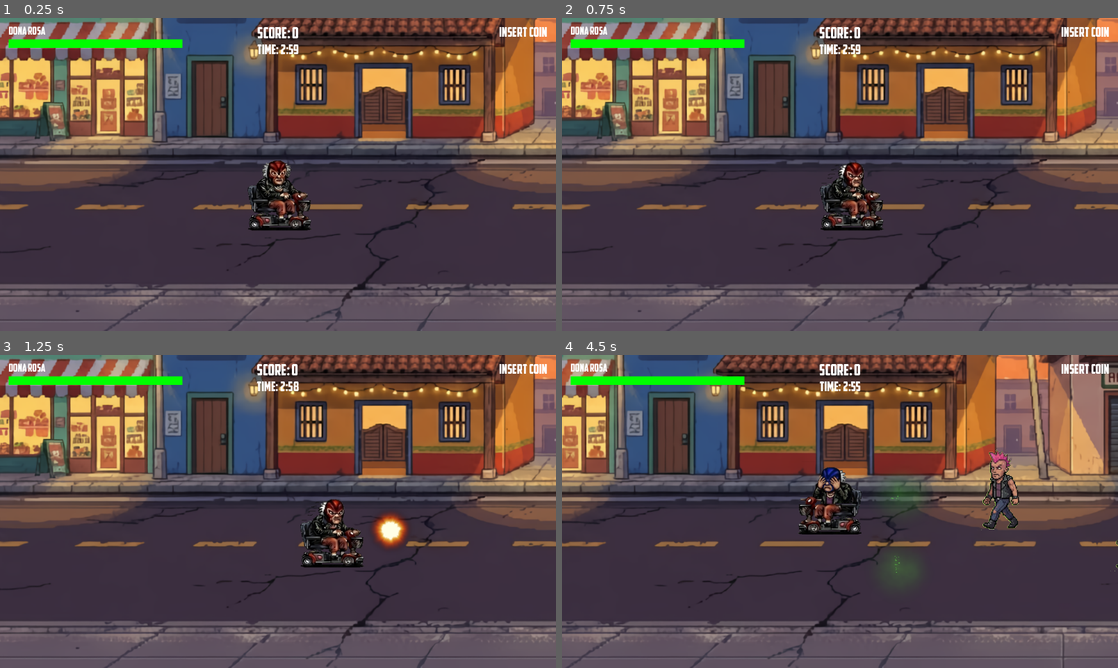
Above: before the commit, frames 1-4 (two rows, left to right).
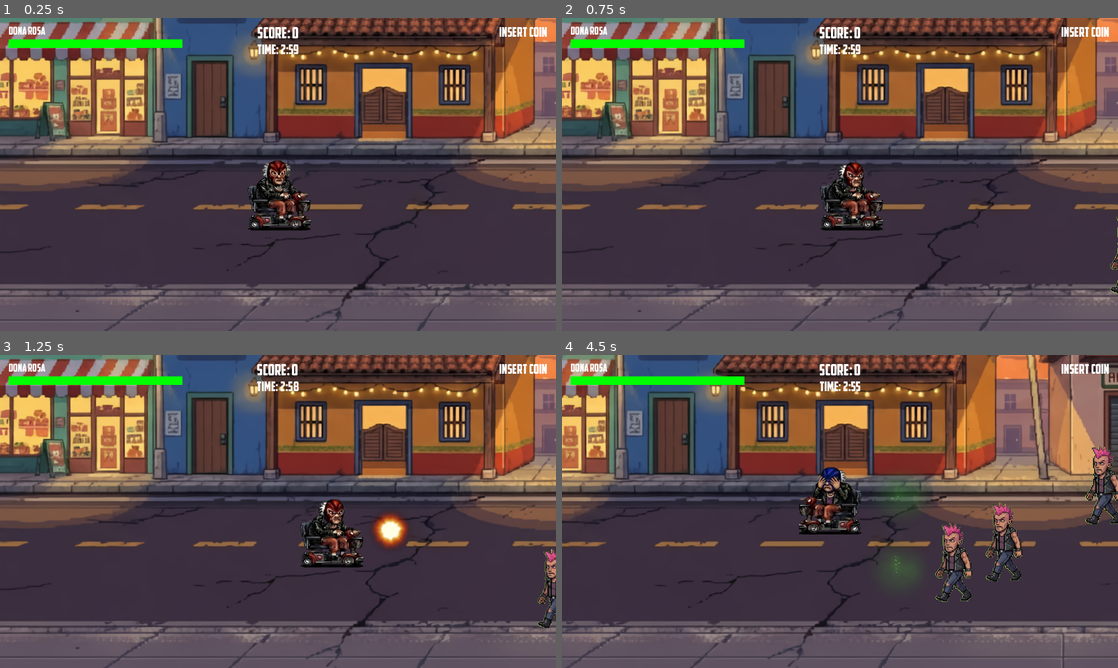
Above: after the commit, the same moments.

Repository: BIMInternational/GGJ2026
Game: Godot game, scene res://src/scenes/levels/level_01.tscn
Same seed, same stepped clock (60 frames per second), same inputs: the game is played once before the commit and once after it. Sound files missing from this copy of the repository are replaced by a short silence.
Inputs (mouse positions are in pixels of both pictures, inside the frame that each line leads up to):
- Up to frame 1 (0.25 s): no input
- Up to frame 2 (0.75 s): tap Enter (ui_accept) at 0.5 s; move the mouse to (962, 158) at 0.52 s; hold D (move_right) from 0.53 s (still down); tap E (action) at 0.6 s; click (962, 158) at 0.67 s
- Up to frame 3 (1.25 s): keep holding D (move_right); tap Space (jump) at 0.77 s
- Up to frame 4 (4.5 s): move the mouse to (728, 527) at 1.27 s; release D (move_right) at 1.28 s; hold S (move_down) 1.28-2.03 s; tap Q (attack) at 1.35, 4.35 s; tap Space (jump) at 1.52, 3.02, 3.77 s; move the mouse to (895, 442) at 2.02 s; hold D (move_right) 2.03-2.78 s; tap Shift (dash) at 2.1 s; move the mouse to (812, 574) at 2.77 s; hold W (move_up) 2.78-3.53 s; right-click (812, 574) at 2.85 s; click (812, 574) at 2.92 s; move the mouse to (1006, 558) at 3.52 s; hold A (move_left) from 3.53 s (still down); tap E (action) at 3.6 s; move the mouse to (673, 464) at 4.27 s

Frame 1 is identical in both runs. In frame 2, less than 0.1% of the frame differs, in the area x 98-100%, y 63-88%; in frame 3, 0.4%; in frame 4, 3.1%, in the area x 67-100%, y 28-79%.

Commit message:
gestion des vagues

Diff:
--- a/ggj-2026/project.godot
+++ b/ggj-2026/project.godot
@@ -11,7 +11,7 @@
 [application]
 
 config/name="GGJ2026"
-run/main_scene="res://src/scenes/levels/level_01.tscn"
+run/main_scene="uid://c8vq3m2n4p5r6"
 config/features=PackedStringArray("4.6", "GL Compatibility")
 config/icon="res://icon.svg"
 
@@ -26,6 +26,7 @@
 LocalizationManager="*res://src/autoload/localization_manager.gd"
 GameConstants="*res://src/autoload/game_constants.gd"
 ChemistryManager="*res://src/autoload/chemistry_manager.gd"
+WaveManager="*uid://dchgjlo6xhiw6"
 
 [display]
 
--- /dev/null
+++ b/ggj-2026/src/autoload/wave_manager.gd
@@ -0,0 +1,258 @@
+extends Node
+
+## Orchestrates the wave system: spawns enemies, manages gates, handles progression
+
+# === SIGNALS ===
+signal phase_started(phase_index: int)
+signal subwave_started(phase_index: int, subwave_index: int)
+signal all_enemies_defeated
+signal boss_spawned(boss: Node2D)
+signal boss_defeated
+signal phase_completed(phase_index: int)
+signal all_phases_completed
+
+# === CONFIGURATION ===
+var phases: Array[WaveData] = []
+
+## Spawn offset from right edge of screen
+var spawn_offset_x: float = 100.0
+
+## Y range for enemy spawns
+var spawn_y_min: float = -200.0
+var spawn_y_max: float = 550.0
+
+# === STATE ===
+var current_phase_index: int = -1
+var current_subwave_index: int = -1
+var enemies_alive: Array[Node2D] = []
+var current_boss: Node2D = null
+var is_running: bool = false
+
+# === REFERENCES ===
+var _camera: Camera2D = null
+var _gates: Array[Node2D] = []
+var _arrow_indicator: Control = null
+var _reward_screen: CanvasLayer  = null
+
+
+func _ready() -> void:
+	pass
+
+## Call this from main.gd to start the wave system
+func start_waves(camera: Camera2D, gates: Array, arrow: Control, reward: CanvasLayer) -> void:
+	_camera = camera
+	_gates = gates
+	_arrow_indicator = arrow
+	_reward_screen = reward
+
+	if _arrow_indicator:
+		_arrow_indicator.hide()
+	if _reward_screen:
+		_reward_screen.hide()
+
+	_setup_initial_gates()
+
+	is_running = true
+	current_phase_index = -1
+	_start_next_phase()
+
+
+func _setup_initial_gates() -> void:
+	for i in range(_gates.size()):
+		var gate = _gates[i]
+		if gate.has_method("close"):
+			gate.close()
+
+
+func _start_next_phase() -> void:
+	current_phase_index += 1
+	current_subwave_index = -1
+
+	if current_phase_index >= phases.size():
+		_on_all_phases_completed()
+		return
+
+	print("[WaveManager] Starting Phase ", current_phase_index + 1)
+	phase_started.emit(current_phase_index)
+
+	_start_next_subwave()
+
+func _start_next_subwave() -> void:
+	var phase = phases[current_phase_index]
+	current_subwave_index += 1
+
+	if current_subwave_index >= phase.subwaves.size():
+		_on_all_subwaves_cleared()
+		return
+
+	var subwave = phase.subwaves[current_subwave_index]
+	print("[WaveManager] Starting Subwave ", current_subwave_index + 1)
+	subwave_started.emit(current_phase_index, current_subwave_index)
+
+	_spawn_subwave_enemies(subwave)
+
+
+func _spawn_subwave_enemies(subwave: SubwaveData) -> void:
+	if subwave.enemy_scene == null:
+		push_warning("[WaveManager] Subwave has no enemy_scene!")
+		_check_subwave_complete()
+		return
+
+	for i in range(subwave.enemy_count):
+		if i > 0:
+			await get_tree().create_timer(subwave.spawn_delay).timeout
+
+		_spawn_enemy(subwave.enemy_scene)
+
+func _spawn_enemy(enemy_scene: PackedScene) -> void:
+	if _camera == null:
+		push_warning("[WaveManager] No camera reference!")
+		return
+
+	var enemy = enemy_scene.instantiate()
+
+	var viewport_size = get_viewport().get_visible_rect().size
+	var camera_center = _camera.get_screen_center_position()
+	var half_width = viewport_size.x / (2.0 * _camera.zoom.x)
+
+	var spawn_x = camera_center.x + half_width + spawn_offset_x
+	var spawn_y = randf_range(spawn_y_min, spawn_y_max)
+
+	enemy.global_position = Vector2(spawn_x, spawn_y)
+
+	if enemy.has_signal("died"):
+		enemy.died.connect(_on_enemy_died)
+
+	get_tree().current_scene.add_child(enemy)
+	enemies_alive.append(enemy)
+
+	print("[WaveManager] Spawned enemy at ", enemy.global_position)
+
+
+func _on_enemy_died(enemy: Node2D) -> void:
+	enemies_alive.erase(enemy)
+	print("[WaveManager] Enemy died. Remaining: ", enemies_alive.size())
+
+	_check_subwave_complete()
+
+func _check_subwave_complete() -> void:
+	if enemies_alive.size() > 0:
+		return
+
+	if current_boss != null:
+		return
+
+	print("[WaveManager] Subwave cleared!")
+	all_enemies_defeated.emit()
+
+	var phase = phases[current_phase_index]
+	var subwave = phase.subwaves[current_subwave_index]
+
+	if subwave.delay_after_cleared > 0:
+		await get_tree().create_timer(subwave.delay_after_cleared).timeout
+
+	_start_next_subwave()
+
+
+func _on_all_subwaves_cleared() -> void:
+	var phase = phases[current_phase_index]
+
+	if phase.boss_scene != null:
+		# Spawn boss directly, no arrow here
+		_spawn_boss(phase)
+	else:
+		# No boss, just complete the phase
+		_on_phase_completed()
+
+func _show_arrow() -> void:
+	if _arrow_indicator:
+		_arrow_indicator.show()
+	print("[WaveManager] Arrow shown - advance!")
+
+
+func _hide_arrow() -> void:
+	if _arrow_indicator:
+		_arrow_indicator.hide()
+
+func _spawn_boss(phase: WaveData) -> void:
+	print("[WaveManager] Spawning boss!")
+
+	var boss = phase.boss_scene.instantiate()
+
+	var viewport_size = get_viewport().get_visible_rect().size
+	var camera_center = _camera.get_screen_center_position()
+	var half_width = viewport_size.x / (2.0 * _camera.zoom.x)
+
+	boss.global_position = Vector2(camera_center.x + half_width + 150, 100)
+
+	var target_scale = boss.scale
+	boss.scale = Vector2.ZERO
+
+	get_tree().current_scene.add_child(boss)
+
+	var tween = create_tween()
+	tween.tween_property(boss, "scale", target_scale, 0.5).set_ease(Tween.EASE_OUT).set_trans(Tween.TRANS_BACK)
+
+	if boss.has_signal("died"):
+		boss.died.connect(_on_boss_died)
+
+	current_boss = boss
+	boss_spawned.emit(boss)
+
+
+func _on_boss_died(_boss: Node2D) -> void:
+	print("[WaveManager] Boss defeated!")
+	current_boss = null
+	boss_defeated.emit()
+
+	# Open the gate first
+	if current_phase_index < _gates.size():
+		var gate = _gates[current_phase_index]
+		if gate.has_method("open"):
+			gate.open()
+
+	# Show arrow to indicate player can move
+	if _arrow_indicator and _arrow_indicator.has_method("display"):
+		_arrow_indicator.display(3.0)  # Show for 3 seconds
+
+	var phase = phases[current_phase_index]
+
+	if phase.show_reward_after_boss:
+		# Small delay before showing reward
+		await get_tree().create_timer(1.0).timeout
+		_show_reward_screen()
+	else:
+		_on_phase_completed()
+
+func _show_reward_screen() -> void:
+	if _reward_screen:
+		get_tree().paused = true
+		_reward_screen.show()
+
+
+func on_reward_continue() -> void:
+	get_tree().paused = false
+	if _reward_screen:
+		_reward_screen.hide()
+	_on_phase_completed()
+
+
+func _on_phase_completed() -> void:
+	print("[WaveManager] Phase ", current_phase_index + 1, " completed!")
+
+	if current_phase_index < _gates.size():
+		var gate = _gates[current_phase_index]
+		if gate.has_method("open"):
+			gate.open()
+
+	phase_completed.emit(current_phase_index)
+
+	await get_tree().create_timer(1.0).timeout
+
+	_start_next_phase()
+
+
+func _on_all_phases_completed() -> void:
+	print("[WaveManager] ALL PHASES COMPLETED! Victory!")
+	is_running = false
+	all_phases_completed.emit()
--- /dev/null
+++ b/ggj-2026/src/combat/data/subwave_data.gd
@@ -0,0 +1,16 @@
+class_name SubwaveData
+extends Resource
+
+## Defines a single subwave of enemies
+
+## Enemy scene to spawn
+@export var enemy_scene: PackedScene
+
+## Number of enemies in this subwave
+@export var enemy_count: int = 3
+
+## Time between each enemy spawn (seconds)
+@export var spawn_delay: float = 0.5
+
+## Wait time after this subwave is cleared before next subwave (seconds)
+@export var delay_after_cleared: float = 1.5
--- /dev/null
+++ b/ggj-2026/src/combat/data/wave_data.gd
@@ -0,0 +1,16 @@
+class_name WaveData
+extends Resource
+
+## Defines a complete phase (multiple subwaves + optional boss)
+
+## List of subwaves in this phase
+@export var subwaves: Array[SubwaveData] = []
+
+## Boss scene to spawn after all subwaves cleared (null = no boss)
+@export var boss_scene: PackedScene
+
+## X position where the progress gate blocks the player
+@export var gate_x_position: float = 500.0
+
+## Show reward screen after boss defeated?
+@export var show_reward_after_boss: bool = true
--- /dev/null
+++ b/ggj-2026/src/combat/data/waves/phase_1.tres
@@ -0,0 +1,14 @@
+[gd_resource type="Resource" script_class="WaveData" format=3 uid="uid://btj45s658rvua"]
+
+[ext_resource type="PackedScene" uid="uid://nulh7rl1i48x" path="res://src/actors/enemies/Boss.tscn" id="1_jchdp"]
+[ext_resource type="Script" uid="uid://k55qcpowocic" path="res://src/combat/data/wave_data.gd" id="1_tfrve"]
+[ext_resource type="Script" uid="uid://ddh4kkedu1upw" path="res://src/combat/data/subwave_data.gd" id="2_t53wa"]
+[ext_resource type="Resource" uid="uid://bhfxrn2qt1wss" path="res://src/combat/data/waves/phase_1_sub1.tres" id="4_w5cd5"]
+[ext_resource type="Resource" uid="uid://d27lqybph3e14" path="res://src/combat/data/waves/phase_1_sub2.tres" id="5_xhtm2"]
+
+[resource]
+script = ExtResource("1_tfrve")
+subwaves = Array[ExtResource("2_t53wa")]([ExtResource("4_w5cd5"), ExtResource("5_xhtm2")])
+boss_scene = ExtResource("1_jchdp")
+gate_x_position = 800.0
+metadata/_custom_type_script = "uid://k55qcpowocic"
--- /dev/null
+++ b/ggj-2026/src/combat/data/waves/phase_1_sub1.tres
@@ -0,0 +1,10 @@
+[gd_resource type="Resource" script_class="SubwaveData" format=3 uid="uid://bhfxrn2qt1wss"]
+
+[ext_resource type="Script" uid="uid://ddh4kkedu1upw" path="res://src/combat/data/subwave_data.gd" id="1_k5fvy"]
+[ext_resource type="PackedScene" uid="uid://cenw7gy0m6jl1" path="res://src/actors/enemies/enemy_base.tscn" id="1_ocedv"]
+
+[resource]
+script = ExtResource("1_k5fvy")
+enemy_scene = ExtResource("1_ocedv")
+spawn_delay = 1.5
+metadata/_custom_type_script = "uid://ddh4kkedu1upw"
--- /dev/null
+++ b/ggj-2026/src/combat/data/waves/phase_1_sub2.tres
@@ -0,0 +1,11 @@
+[gd_resource type="Resource" script_class="SubwaveData" format=3 uid="uid://d27lqybph3e14"]
+
+[ext_resource type="Script" uid="uid://ddh4kkedu1upw" path="res://src/combat/data/subwave_data.gd" id="1_af36h"]
+[ext_resource type="PackedScene" uid="uid://cenw7gy0m6jl1" path="res://src/actors/enemies/enemy_base.tscn" id="1_c7ptj"]
+
+[resource]
+script = ExtResource("1_af36h")
+enemy_scene = ExtResource("1_c7ptj")
+enemy_count = 5
+spawn_delay = 1.0
+metadata/_custom_type_script = "uid://ddh4kkedu1upw"
--- /dev/null
+++ b/ggj-2026/src/combat/data/waves/phase_2.tres
@@ -0,0 +1,14 @@
+[gd_resource type="Resource" script_class="WaveData" format=3 uid="uid://drtigi3n4bamq"]
+
+[ext_resource type="PackedScene" uid="uid://nulh7rl1i48x" path="res://src/actors/enemies/Boss.tscn" id="1_ut3d8"]
+[ext_resource type="Script" uid="uid://k55qcpowocic" path="res://src/combat/data/wave_data.gd" id="2_hbjik"]
+[ext_resource type="Script" uid="uid://ddh4kkedu1upw" path="res://src/combat/data/subwave_data.gd" id="3_valsj"]
+[ext_resource type="Resource" uid="uid://bh0g1o4rtxg75" path="res://src/combat/data/waves/phase_2_sub1.tres" id="4_ut3d8"]
+[ext_resource type="Resource" uid="uid://dsqg3f3jumnb8" path="res://src/combat/data/waves/phase_2_sub2.tres" id="5_hbjik"]
+
+[resource]
+script = ExtResource("2_hbjik")
+subwaves = Array[ExtResource("3_valsj")]([ExtResource("4_ut3d8"), ExtResource("5_hbjik")])
+boss_scene = ExtResource("1_ut3d8")
+gate_x_position = 5000.0
+metadata/_custom_type_script = "uid://k55qcpowocic"
--- /dev/null
+++ b/ggj-2026/src/combat/data/waves/phase_2_sub1.tres
@@ -0,0 +1,11 @@
+[gd_resource type="Resource" script_class="SubwaveData" format=3 uid="uid://bh0g1o4rtxg75"]
+
+[ext_resource type="PackedScene" uid="uid://cenw7gy0m6jl1" path="res://src/actors/enemies/enemy_base.tscn" id="1_btsfi"]
+[ext_resource type="Script" uid="uid://ddh4kkedu1upw" path="res://src/combat/data/subwave_data.gd" id="2_6bheu"]
+
+[resource]
+script = ExtResource("2_6bheu")
+enemy_scene = ExtResource("1_btsfi")
+enemy_count = 6
+spawn_delay = 1.0
+metadata/_custom_type_script = "uid://ddh4kkedu1upw"
--- /dev/null
+++ b/ggj-2026/src/combat/data/waves/phase_2_sub2.tres
@@ -0,0 +1,11 @@
+[gd_resource type="Resource" script_class="SubwaveData" format=3 uid="uid://dsqg3f3jumnb8"]
+
+[ext_resource type="PackedScene" uid="uid://cenw7gy0m6jl1" path="res://src/actors/enemies/enemy_base.tscn" id="1_3yjed"]
+[ext_resource type="Script" uid="uid://ddh4kkedu1upw" path="res://src/combat/data/subwave_data.gd" id="2_scued"]
+
+[resource]
+script = ExtResource("2_scued")
+enemy_scene = ExtResource("1_3yjed")
+enemy_count = 8
+spawn_delay = 0.75
+metadata/_custom_type_script = "uid://ddh4kkedu1upw"
--- /dev/null
+++ b/ggj-2026/src/combat/data/waves/phase_3.tres
@@ -0,0 +1,14 @@
+[gd_resource type="Resource" script_class="WaveData" format=3 uid="uid://csmrwtmkrf2e1"]
+
+[ext_resource type="PackedScene" uid="uid://nulh7rl1i48x" path="res://src/actors/enemies/Boss.tscn" id="1_roova"]
+[ext_resource type="Script" uid="uid://k55qcpowocic" path="res://src/combat/data/wave_data.gd" id="2_j77ko"]
+[ext_resource type="Script" uid="uid://ddh4kkedu1upw" path="res://src/combat/data/subwave_data.gd" id="3_vns5f"]
+[ext_resource type="Resource" uid="uid://dqu6b1qryo4w8" path="res://src/combat/data/waves/phase_3_sub1.tres" id="4_roova"]
+[ext_resource type="Resource" uid="uid://cp3d65csryf70" path="res://src/combat/data/waves/phase_3_sub2.tres" id="5_j77ko"]
+
+[resource]
+script = ExtResource("2_j77ko")
+subwaves = Array[ExtResource("3_vns5f")]([ExtResource("4_roova"), ExtResource("5_j77ko")])
+boss_scene = ExtResource("1_roova")
+gate_x_position = 10000.0
+metadata/_custom_type_script = "uid://k55qcpowocic"
--- /dev/null
+++ b/ggj-2026/src/combat/data/waves/phase_3_sub1.tres
@@ -0,0 +1,11 @@
+[gd_resource type="Resource" script_class="SubwaveData" format=3 uid="uid://dqu6b1qryo4w8"]
+
+[ext_resource type="PackedScene" uid="uid://cenw7gy0m6jl1" path="res://src/actors/enemies/enemy_base.tscn" id="1_ko0lf"]
+[ext_resource type="Script" uid="uid://ddh4kkedu1upw" path="res://src/combat/data/subwave_data.gd" id="2_xnpba"]
+
+[resource]
+script = ExtResource("2_xnpba")
+enemy_scene = ExtResource("1_ko0lf")
+enemy_count = 8
+spawn_delay = 0.75
+metadata/_custom_type_script = "uid://ddh4kkedu1upw"
--- /dev/null
+++ b/ggj-2026/src/combat/data/waves/phase_3_sub2.tres
@@ -0,0 +1,10 @@
+[gd_resource type="Resource" script_class="SubwaveData" format=3 uid="uid://cp3d65csryf70"]
+
+[ext_resource type="PackedScene" uid="uid://cenw7gy0m6jl1" path="res://src/actors/enemies/enemy_base.tscn" id="1_18mcc"]
+[ext_resource type="Script" uid="uid://ddh4kkedu1upw" path="res://src/combat/data/subwave_data.gd" id="2_fmv8f"]
+
+[resource]
+script = ExtResource("2_fmv8f")
+enemy_scene = ExtResource("1_18mcc")
+enemy_count = 10
+metadata/_custom_type_script = "uid://ddh4kkedu1upw"
--- /dev/null
+++ b/ggj-2026/src/scenes/ArrowIndicator.tscn
@@ -0,0 +1,24 @@
+[gd_scene format=3 uid="uid://xk45b2t12cna"]
+
+[ext_resource type="Script" uid="uid://m4g0mh81qosv" path="res://src/ui/arrow_indicator.gd" id="1_j6g8a"]
+
+[node name="ArrowIndicator" type="Control" unique_id=1511839058]
+layout_mode = 3
+anchors_preset = 1
+anchor_left = 1.0
+anchor_right = 1.0
+offset_left = -150.0
+offset_top = 100.0
+offset_right = -150.0
+offset_bottom = 100.0
+grow_horizontal = 0
+script = ExtResource("1_j6g8a")
+
+[node name="Label" type="Label" parent="." unique_id=2004430871]
+layout_mode = 0
+offset_right = 40.0
+offset_bottom = 23.0
+text = "GO! →"
+horizontal_alignment = 2
+vertical_alignment = 1
+uppercase = true
--- /dev/null
+++ b/ggj-2026/src/scenes/ProgressGate.tscn
@@ -0,0 +1,3 @@
+[gd_scene format=3 uid="uid://cjdhigpyp43rd"]
+
+[node name="ProgressGate" type="StaticBody2D" unique_id=1447288322]
--- /dev/null
+++ b/ggj-2026/src/scenes/RewardPlaceholder.tscn
@@ -0,0 +1,3 @@
+[gd_scene format=3 uid="uid://0isyb25kwgqp"]
+
+[node name="RewardPlaceholder" type="CanvasLayer" unique_id=225742881]
--- /dev/null
+++ b/ggj-2026/src/scenes/levels/components/progress_gate.gd
@@ -0,0 +1,29 @@
+extends StaticBody2D
+
+class_name ProgressGate
+
+## Invisible wall that blocks player progress until opened
+
+var _is_open: bool = false
+
+@onready var collision_shape: CollisionShape2D = $CollisionShape2D
+
+
+func _ready() -> void:
+	pass
+
+
+func open() -> void:
+	_is_open = true
+	collision_shape.set_deferred("disabled", true)
+	print("[ProgressGate] Opened at x=", global_position.x)
+
+
+func close() -> void:
+	_is_open = false
+	collision_shape.set_deferred("disabled", false)
+	print("[ProgressGate] Closed at x=", global_position.x)
+
+
+func is_open() -> bool:
+	return _is_open
--- /dev/null
+++ b/ggj-2026/src/scenes/levels/components/progress_gate.tscn
@@ -0,0 +1,14 @@
+[gd_scene format=3 uid="uid://csh5koo12ks4y"]
+
+[ext_resource type="Script" uid="uid://wvhuvhrbme0w" path="res://src/scenes/levels/components/progress_gate.gd" id="1_ymd65"]
+
+[sub_resource type="RectangleShape2D" id="RectangleShape2D_fwqkb"]
+size = Vector2(50, 2000)
+
+[node name="ProgressGate" type="StaticBody2D" unique_id=1447288322]
+collision_layer = 4
+collision_mask = 0
+script = ExtResource("1_ymd65")
+
+[node name="CollisionShape2D" type="CollisionShape2D" parent="." unique_id=1006370741]
+shape = SubResource("RectangleShape2D_fwqkb")
--- /dev/null
+++ b/ggj-2026/src/scenes/levels/level_01.gd
@@ -0,0 +1,43 @@
+extends Node2D
+
+@onready var player: CharacterBody2D = $Player
+
+signal level_completed
+signal player_died
+
+func _ready() -> void:
+	print("Level01 _ready()")
+
+	if player:
+		player.died.connect(_on_player_died)
+
+	_setup_wave_system()
+
+func _setup_wave_system() -> void:
+	var camera = player.get_node_or_null("Camera2D")
+
+	var g1 = $Environment/Gate1
+	var g2 = $Environment/Gate2
+	var g3 = $Environment/Gate3
+	var gates: Array[Node2D] = [g1, g2, g3]
+
+	var arrow = $ArrowIndicator
+	var reward = $RewardPlaceholder
+
+	WaveManager.phases = [
+		preload("res://src/combat/data/waves/phase_1.tres"),
+		preload("res://src/combat/data/waves/phase_2.tres"),
+		preload("res://src/combat/data/waves/phase_3.tres"),
+	]
+
+	WaveManager.all_phases_completed.connect(_on_victory)
+
+	print("Starting WaveManager...")
+	WaveManager.start_waves(camera, gates, arrow, reward)
+
+func _on_player_died() -> void:
+	player_died.emit()
+
+func _on_victory() -> void:
+	print("Level completed!")
+	level_completed.emit()
--- a/ggj-2026/src/scenes/levels/level_01.tscn
+++ b/ggj-2026/src/scenes/levels/level_01.tscn
@@ -1,11 +1,12 @@
 [gd_scene format=3 uid="uid://c8vq3m2n4p5r6"]
 
+[ext_resource type="Script" uid="uid://dxn05ro8pmvul" path="res://src/scenes/levels/level_01.gd" id="1_naqav"]
 [ext_resource type="PackedScene" uid="uid://bqy3xv8jmn6gp" path="res://src/actors/Player/player.tscn" id="1_player"]
 [ext_resource type="Texture2D" uid="uid://cei0nk25e4al2" path="res://assets/fonts/Street.png" id="1_yqen0"]
-[ext_resource type="Script" uid="uid://cultll0o0bju3" path="res://src/scripts/enemy_spawner.gd" id="3_spawner"]
-[ext_resource type="PackedScene" uid="uid://cenw7gy0m6jl1" path="res://src/actors/enemies/enemy_base.tscn" id="4_enemy"]
+[ext_resource type="PackedScene" uid="uid://csh5koo12ks4y" path="res://src/scenes/levels/components/progress_gate.tscn" id="4_j0a6s"]
+[ext_resource type="PackedScene" uid="uid://xk45b2t12cna" path="res://src/scenes/ArrowIndicator.tscn" id="5_3ihjg"]
 [ext_resource type="PackedScene" uid="uid://hud" path="res://src/ui/hud.tscn" id="5_hud"]
-[ext_resource type="PackedScene" path="res://src/actors/enemies/Boss.tscn" id="6_yfpvf"]
+[ext_resource type="PackedScene" uid="uid://dpxayxbc1hf1y" path="res://src/ui/reward_placeholder.tscn" id="6_naqav"]
 
 [sub_resource type="RectangleShape2D" id="RectangleShape2D_ground"]
 size = Vector2(11047, 64)
@@ -17,6 +18,7 @@
 size = Vector2(98, 1573)
 
 [node name="Level01" type="Node2D" unique_id=1054281201]
+script = ExtResource("1_naqav")
 
 [node name="ParallaxBackground" type="ParallaxBackground" parent="." unique_id=1853417546]
 
@@ -31,8 +33,7 @@
 [node name="Player" parent="." unique_id=1772990036 instance=ExtResource("1_player")]
 position = Vector2(-1538, 110)
 
-
-[node name="Camera2D" parent="Player" index="8" unique_id=1901156142]
+[node name="Camera2D" parent="Player" index="7" unique_id=1901156142]
 offset = Vector2(0, -125)
 limit_left = -2866
 limit_top = -453
@@ -74,15 +75,19 @@
 position = Vector2(18000, -300)
 shape = SubResource("RectangleShape2D_wall")
 
-[node name="EnemySpawner" type="Node2D" parent="." unique_id=327576703]
-script = ExtResource("3_spawner")
-enemy_scene = ExtResource("4_enemy")
+[node name="Gate1" parent="Environment" unique_id=1447288322 instance=ExtResource("4_j0a6s")]
+position = Vector2(800, 0)
 
+[node name="Gate2" parent="Environment" unique_id=582549273 instance=ExtResource("4_j0a6s")]
+position = Vector2(5000, 0)
+
+[node name="Gate3" parent="Environment" unique_id=220796817 instance=ExtResource("4_j0a6s")]
+position = Vector2(10000, 0)
 
 [node name="HUD" parent="." unique_id=1087319849 instance=ExtResource("5_hud")]
 
-[node name="Boss" parent="." unique_id=549871255 instance=ExtResource("6_yfpvf")]
-position = Vector2(1684, 12)
-scale = Vector2(0.65, 0.65)
+[node name="ArrowIndicator" parent="." unique_id=1511839058 instance=ExtResource("5_3ihjg")]
+
+[node name="RewardPlaceholder" parent="." unique_id=225742881 instance=ExtResource("6_naqav")]
 
 [editable path="Player"]
--- a/ggj-2026/src/scenes/main/main.gd
+++ b/ggj-2026/src/scenes/main/main.gd
@@ -1,30 +1,28 @@
 extends Node2D
 
 var _time_elapsed: float = 0.0
-
 @onready var hud: HUD = $HUD
-@onready var player: CharacterBody2D = $Level01/Player
-
+@onready var level: Node2D = $Level01
 
 func _ready() -> void:
 	print("Main scene _ready()")
 	GameManager.start_game()
 	hud.update_timer(0.0)
 
-	# Connect player signals
-	if player:
-		player.died.connect(_on_player_died)
-
+	if level:
+		level.player_died.connect(_on_player_died)
+		level.level_completed.connect(_on_victory)
 
 func _process(delta: float) -> void:
 	if GameManager.is_game_running:
 		_time_elapsed += delta
 		hud.update_timer(_time_elapsed)
 
-		# Vérifier si le temps est écoulé
 		if _time_elapsed >= GameConstants.GAME_DURATION:
 			GameManager.end_game()
 
-
 func _on_player_died() -> void:
 	GameManager.end_game()
+
+func _on_victory() -> void:
+	print("VICTORY!")
--- /dev/null
+++ b/ggj-2026/src/ui/arrow_indicator.gd
@@ -0,0 +1,50 @@
+extends Control
+
+class_name ArrowIndicator
+
+## Simple arrow pointing right to indicate player can advance
+
+@onready var label: Label = $Label
+
+var _bob_tween: Tween = null
+var _initial_x: float = 0.0
+var _display_timer: Timer = null
+
+
+func _ready() -> void:
+	_initial_x = label.position.x
+	visible = false
+
+	# Create timer for auto-hide
+	_display_timer = Timer.new()
+	_display_timer.one_shot = true
+	_display_timer.timeout.connect(_on_display_timeout)
+	add_child(_display_timer)
+
+
+## Call this to show arrow for a duration
+func display(duration: float = 3.0) -> void:
+	visible = true
+	_start_bob_animation()
+	_display_timer.start(duration)
+
+
+## Call this to hide immediately
+func hide_arrow() -> void:
+	visible = false
+	if _bob_tween:
+		_bob_tween.kill()
+	_display_timer.stop()
+
+
+func _on_display_timeout() -> void:
+	hide_arrow()
+
+
+func _start_bob_animation() -> void:
+	if _bob_tween:
+		_bob_tween.kill()
+
+	_bob_tween = create_tween().set_loops()
+	_bob_tween.tween_property(label, "position:x", _initial_x + 10, 0.5).set_ease(Tween.EASE_IN_OUT)
+	_bob_tween.tween_property(label, "position:x", _initial_x, 0.5).set_ease(Tween.EASE_IN_OUT)
--- /dev/null
+++ b/ggj-2026/src/ui/reward_placeholder.gd
@@ -0,0 +1,14 @@
+extends CanvasLayer
+
+class_name RewardPlaceholder
+
+## Temporary reward screen - just a continue button for now
+
+
+func _ready() -> void:
+	process_mode = Node.PROCESS_MODE_ALWAYS
+	hide()
+
+
+func _on_continue_pressed() -> void:
+	WaveManager.on_reward_continue()
--- /dev/null
+++ b/ggj-2026/src/ui/reward_placeholder.tscn
@@ -0,0 +1,41 @@
+[gd_scene format=3 uid="uid://dpxayxbc1hf1y"]
+
+[ext_resource type="Script" uid="uid://uunjfi20yt44" path="res://src/ui/reward_placeholder.gd" id="1_fdkbg"]
+
+[node name="RewardPlaceholder" type="CanvasLayer" unique_id=225742881]
+process_mode = 3
+layer = 100
+script = ExtResource("1_fdkbg")
+
+[node name="ColorRect" type="ColorRect" parent="." unique_id=731082839]
+anchors_preset = 15
+anchor_right = 1.0
+anchor_bottom = 1.0
+grow_horizontal = 2
+grow_vertical = 2
+color = Color(0, 0, 0, 0.5254902)
+
+[node name="VBoxContainer" type="VBoxContainer" parent="." unique_id=876615997]
+anchors_preset = 8
+anchor_left = 0.5
+anchor_top = 0.5
+anchor_right = 0.5
+anchor_bottom = 0.5
+offset_left = -20.0
+offset_top = -20.0
+offset_right = 20.0
+offset_bottom = 20.0
+grow_horizontal = 2
+grow_vertical = 2
+
+[node name="Label" type="Label" parent="VBoxContainer" unique_id=1773467588]
+layout_mode = 2
+text = "REWARD!"
+horizontal_alignment = 1
+vertical_alignment = 1
+
+[node name="ContinueButton" type="Button" parent="VBoxContainer" unique_id=1167965566]
+layout_mode = 2
+text = "Continue"
+
+[connection signal="pressed" from="VBoxContainer/ContinueButton" to="." method="_on_continue_pressed"]
Not shown, added: ggj-2026/src/autoload/wave_manager.gd.uid
Not shown, added: ggj-2026/src/combat/data/subwave_data.gd.uid
Not shown, added: ggj-2026/src/combat/data/wave_data.gd.uid
Not shown, added: ggj-2026/src/scenes/levels/components/progress_gate.gd.uid
Not shown, added: ggj-2026/src/scenes/levels/level_01.gd.uid
Not shown: 1 places in ggj-2026/src/scenes/main/main.tscn that only renumber resources
Not shown, added: ggj-2026/src/ui/arrow_indicator.gd.uid
Not shown, added: ggj-2026/src/ui/reward_placeholder.gd.uid
